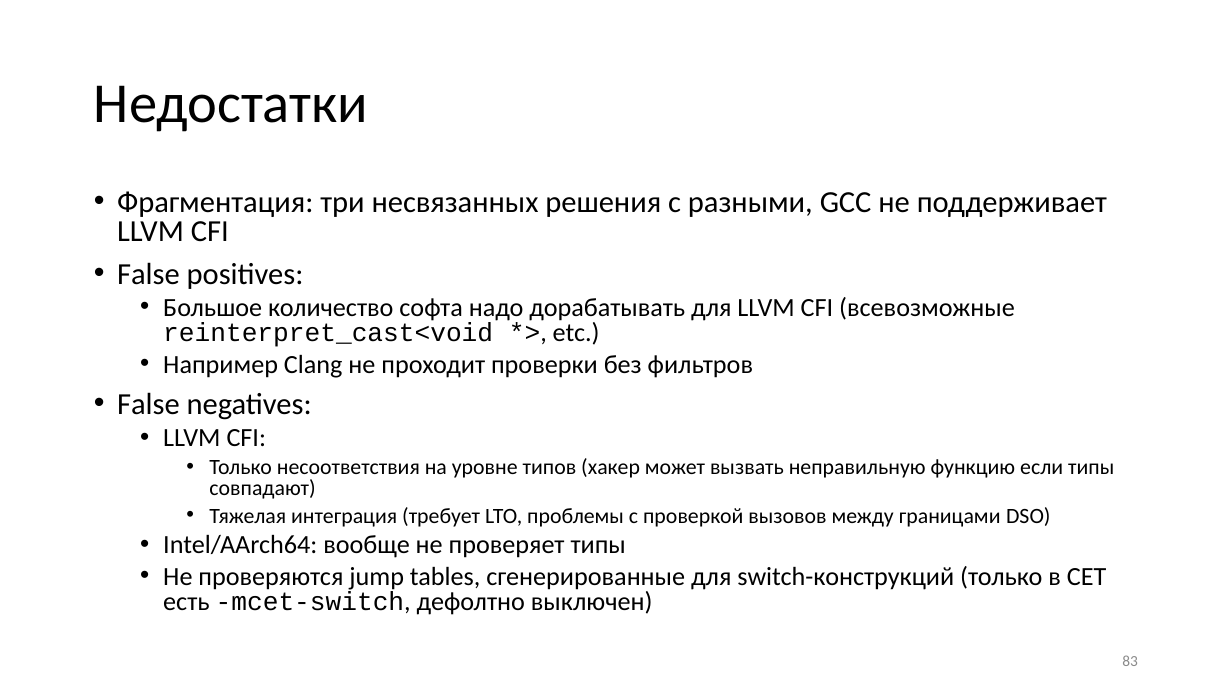
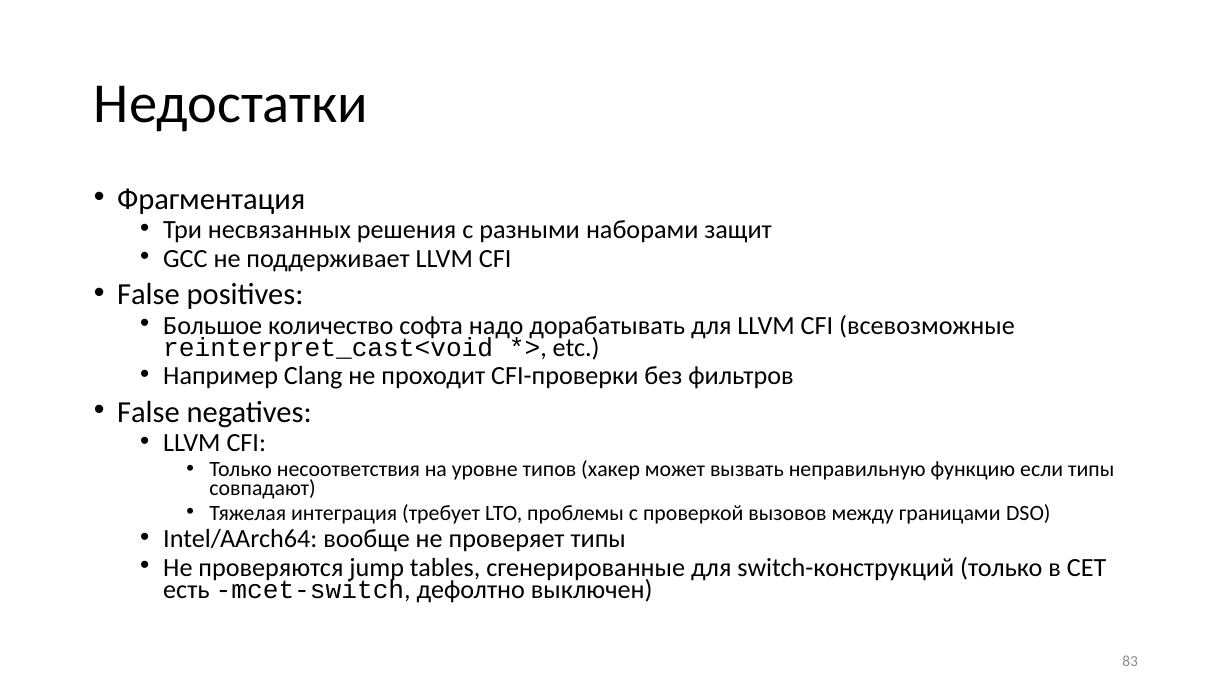
Before and after one commit to yugr/slides, a slide deck: slide 83 of CppZeroCost/2025/RU.pptx. Drawn at 1232x693 pixels with LibreOffice and Linux fonts; fonts in the diff are those of the drawing. Boxes give left, top, right and bottom in pixels: in the first picture for what was removed or moved away, otherwise in the second. Text is boxed around its words. In the diff, an @@ line names an element or a change of style, - is before the commit and + after.

```diff
--- a/CppZeroCost/2025/RU.pptx
+++ b/CppZeroCost/2025/RU.pptx
@@ text at box(117, 188, 771, 272): text changed; size 23.8 to 20.4 pt @@
-• Фрагментация: три несвязанных решения с разными, GCC не поддерживает LLVM CFI
+• Фрагментация
+  • Три несвязанных решения с разными наборами защит
+  • GCC не поддерживает LLVM CFI
@@ text at box(117, 282, 1114, 603): line spacing 0.8 to 0.7 @@
@@ text at box(163, 365, 793, 389): text changed @@
-  • Например Clang не проходит проверки без фильтров
+  • Например Clang не проходит CFI-проверки без фильтров
```
Also in this commit, not shown: 32 other slides changed, 3 other files.
